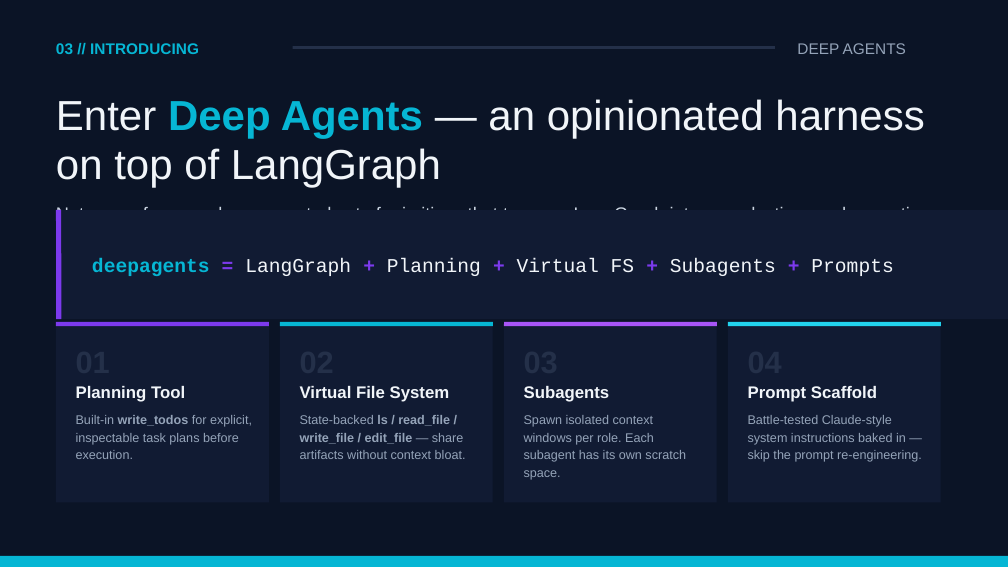
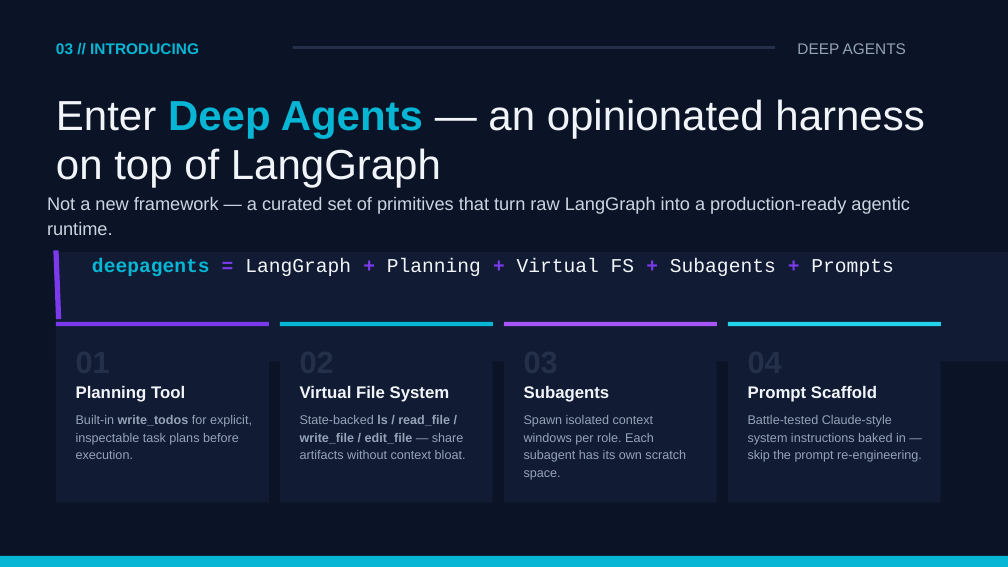
Before and after one commit to Sourav692/Deep_Agent_Demystified, a slide deck: slide 4 of workspace_pptx/deep-agents-presentation.pptx. Drawn at 1008x567 pixels with LibreOffice and Linux fonts; fonts in the diff are those of the drawing. Boxes give left, top, right and bottom in pixels: in the first picture for what was removed or moved away, otherwise in the second. Text is boxed around its words. In the diff, an @@ line names an element or a change of style, - is before the commit and + after.

```diff
--- a/workspace_pptx/deep-agents-presentation.pptx
+++ b/workspace_pptx/deep-agents-presentation.pptx
@@ text "Not a new framework — ..." rewrapped from box(56, 207, 919, 250) to box(47, 197, 910, 235) @@
@@ rectangle: place and size @@
-rectangle at box(56, 210, 1008, 319)
+rectangle at box(56, 252, 1008, 361)
@@ line moved from (58, 210) - (58, 320) to (56, 250) - (58, 320) @@
```
Also in this commit, not shown: 3 other slides changed, 2 other files.
